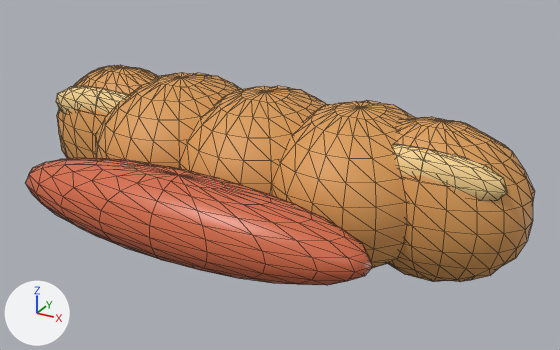
What one commit did to the glTF model models/catch_breads/bread_wiener_croissant.glb.
Both versions are drawn from a camera (50 mm lens) standing at (0.614, -1.067, 0.529) and looking at (0.052, -0.045, 0.018). Lighting does not change. The marker at lower left points along +X, +Y and +Z. The older version comes first. Mesh edges are drawn as thin lines. Where no turn or scale is listed for an object, it has been applied to the vertices.

Names of what the first picture shows: '層の焼き色', '層の焼き色.004', '折り重なったパイ生地', '折り重なったパイ生地.001', '折り重なったパイ生地.002', '折り重なったパイ生地.003', '折り重なったパイ生地.004', '顔を出したソーセージ'.
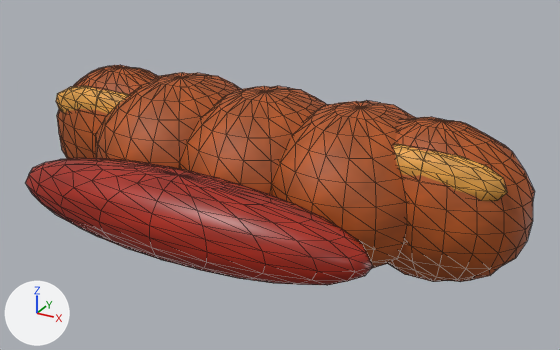
The change, as a diff of the scene's bpy script:
```diff
--- a/models/catch_breads/bread_wiener_croissant.glb.py
+++ b/models/catch_breads/bread_wiener_croissant.glb.py
@@ img_material_18 @@
+img_material_18 = load_image('material_18', '_unpacked/material_18', 64, 64, 'sRGB')
@@ img_material_03 @@
+img_material_03 = load_image('material_03', '_unpacked/material_03', 64, 64, 'sRGB')
@@ img_material_02 @@
+img_material_02 = load_image('material_02', '_unpacked/material_02', 64, 64, 'sRGB')
@@ mat_焼きたての山吹色 @@
 mat_焼きたての山吹色 = principled_material('焼きたての山吹色')
-mat_焼きたての山吹色.base_color = (0.72, 0.34, 0.095)  # orange #dd9e57
+mat_焼きたての山吹色.texture = img_material_02
 mat_焼きたての山吹色.roughness = 0.58
@@ mat_薄焼きの生地 @@
 mat_薄焼きの生地 = principled_material('薄焼きの生地')
-mat_薄焼きの生地.base_color = (0.92, 0.65, 0.27)  # beige #f6d38e
+mat_薄焼きの生地.texture = img_material_03
 mat_薄焼きの生地.roughness = 0.58
@@ mat_ソーセージ @@
 mat_ソーセージ = principled_material('ソーセージ')
-mat_ソーセージ.base_color = (0.68, 0.15, 0.065)  # orange #d76c48
+mat_ソーセージ.texture = img_material_18
 mat_ソーセージ.roughness = 0.39
```

Location of each change, (x1, y1, x2, y2) in pixels of the pictures (560 x 350 px):
'顔を出したソーセージ', surface changed (orange to red): (26, 158, 372, 285) in both
'折り重なったパイ生地.004', surface changed (orange to brown): (388, 117, 535, 282) in both
'折り重なったパイ生地.003', surface changed (orange to brown): (270, 100, 416, 269) in both
'折り重なったパイ生地.002', surface changed (orange to brown): (179, 86, 327, 194) in both
'折り重なったパイ生地.001', surface changed (orange to brown): (96, 72, 241, 168) in both
'折り重なったパイ生地', surface changed (orange to brown): (57, 65, 157, 159) in both
'層の焼き色.004', surface changed (beige to orange): (394, 144, 507, 201) in both
'層の焼き色', surface changed (beige to orange): (56, 86, 129, 114) in both
